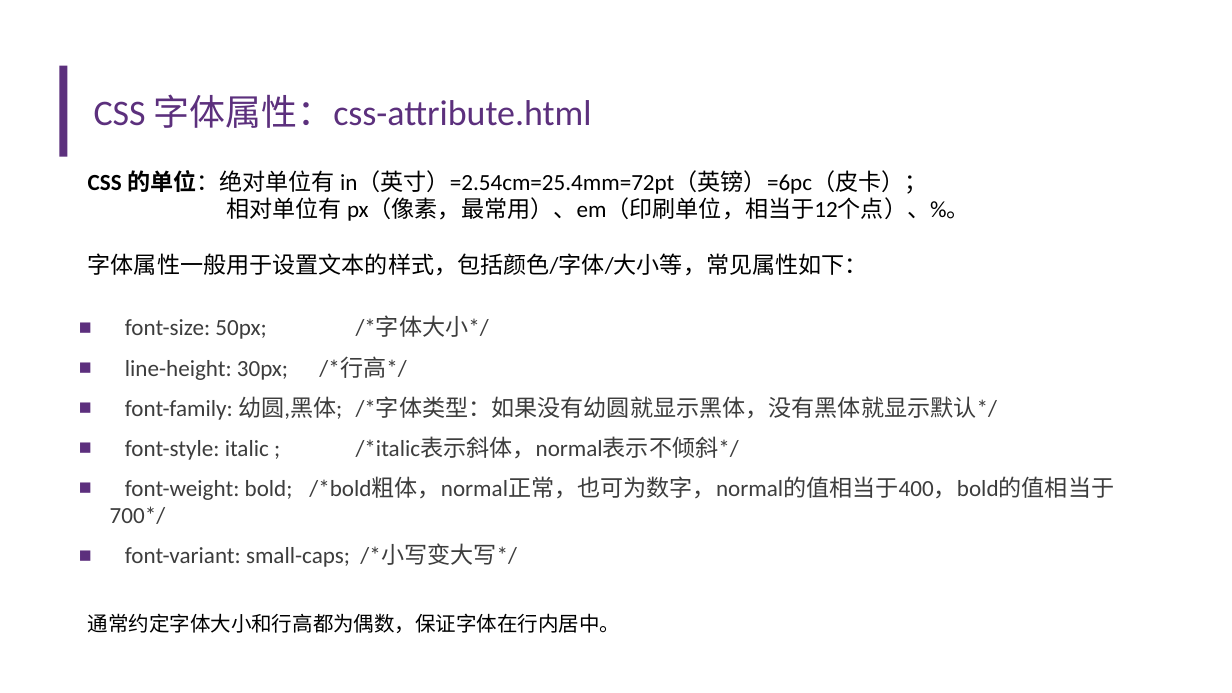
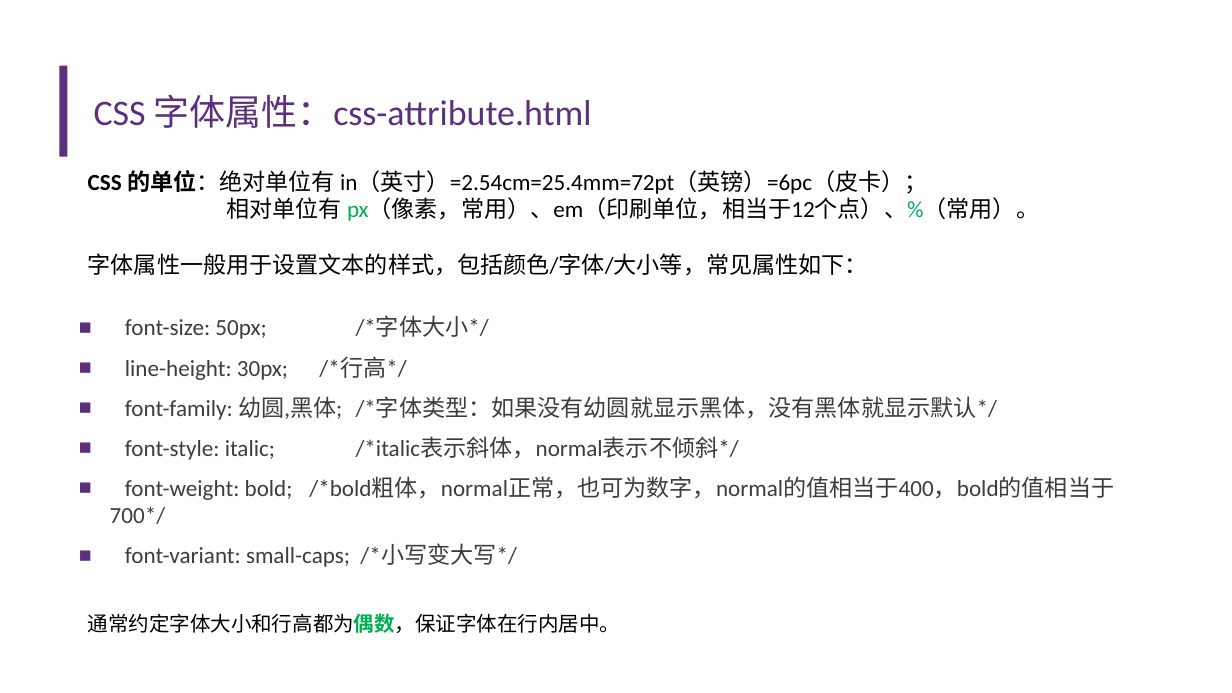
Before and after one commit to Aiemu/fe-intro, a slide deck: slide 17 of 前端.pptx (slide 16 before the commit). Drawn at 1232x693 pixels with LibreOffice and Linux fonts; fonts in the diff are those of the drawing; background and template pictures are left out. Boxes give left, top, right and bottom in pixels: in the first picture for what was removed or moved away, otherwise in the second. Text is boxed around its words. In the diff, an @@ line names an element or a change of style, - is before the commit and + after.

```diff
--- a/前端.pptx
+++ b/前端.pptx
@@ text at (226, 197, 1039, 221): text changed @@
-相对单位有 px（像素，最常用）、em（印刷单位，相当于12个点）、%。
+相对单位有 px（像素，常用）、em（印刷单位，相当于12个点）、%（常用）。
@@ text at (125, 436, 739, 460): spaces changed @@
-■ font-style: italic ; /*italic表示斜体，normal表示不倾斜*/
+■ font-style: italic; /*italic表示斜体，normal表示不倾斜*/
@@ text "通常约定字体大小和行高都为偶数，保证字体在行内居中。" at (88, 613, 620, 633): text colour #000000 to #00B050, bold on in "通常约定字体大小和行高都为偶数，保证字体在行内居中。" @@
```
Also in this commit, not shown: 10 other slides changed, 1 slide added, 9 other files.
